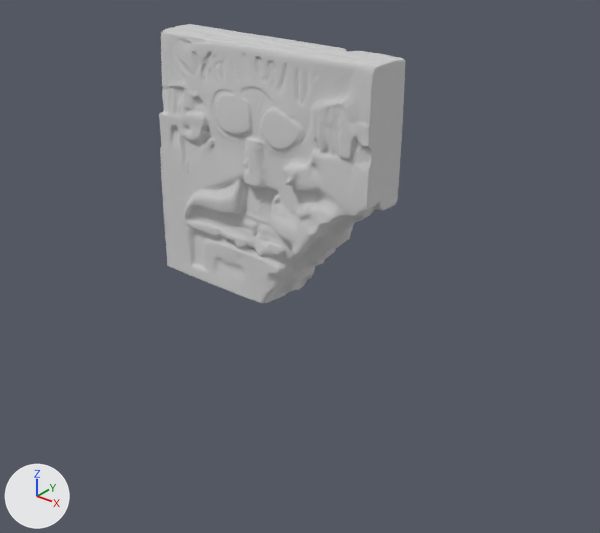
A saved change to the glTF model public/models/harappa-stamp.glb.
The view is the same before and after, from a camera (50 mm lens) standing at (1.95, -2.26, 1.06) and looking at (0.06, 0.1, -0.4). The lights are fixed; the arrows at lower left show +X, +Y and +Z. Where no turn or scale is listed for an object, it has been applied to the vertices.

In view in the first picture: 'geometry_0'.
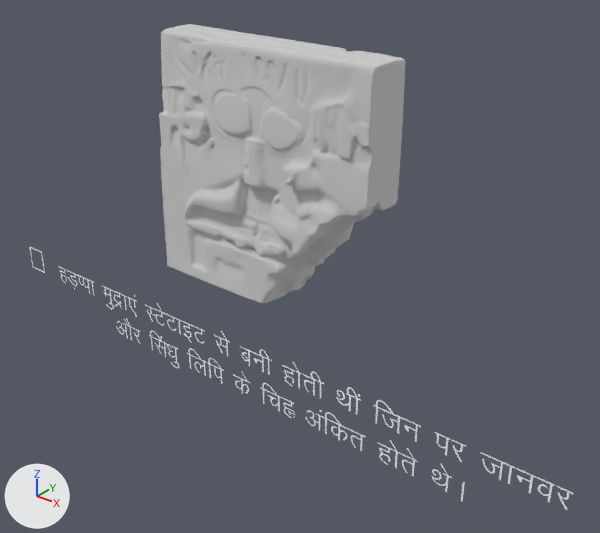
The newer file is also turned or shifted as a whole; pictures and numbers use the older file's frame.

Edits to the scene script, one JSON object a line:
```json
{"op": "add", "block": "mat_material_001", "code": ["mat_material_001 = principled_material('Material.001')", "mat_material_001.base_color = (1.0, 1.0, 1.0)  # white #ffffff"]}
{"op": "add", "block": "me_text", "code": ["me_text = bpy.data.meshes.new('Text')", "me_text.from_pydata(...)  # 9856 vertices, 9708 faces; spans x -1.5..1.45, y 0.0, z -0.36..-0.04", "me_text.materials.append(mat_material_001)  # white #ffffff"]}
{"op": "add", "block": "ob_text", "code": ["ob_text = bpy.data.objects.new('Text', me_text)", "ob_text.location = (-0.13, -0.05, -0.697)"]}
```

Changed parts and their boxes [x1, y1, x2, y2] in the pictures (600 x 533 px):
```json
{"object": "Text", "change": "added", "after": [29, 246, 573, 510]}
```
